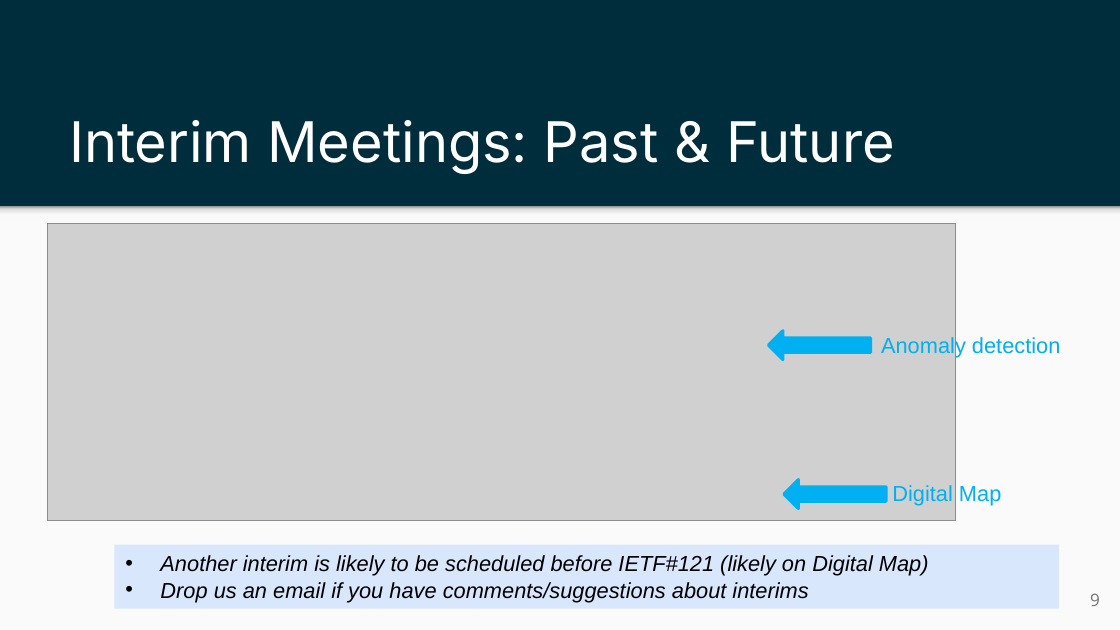
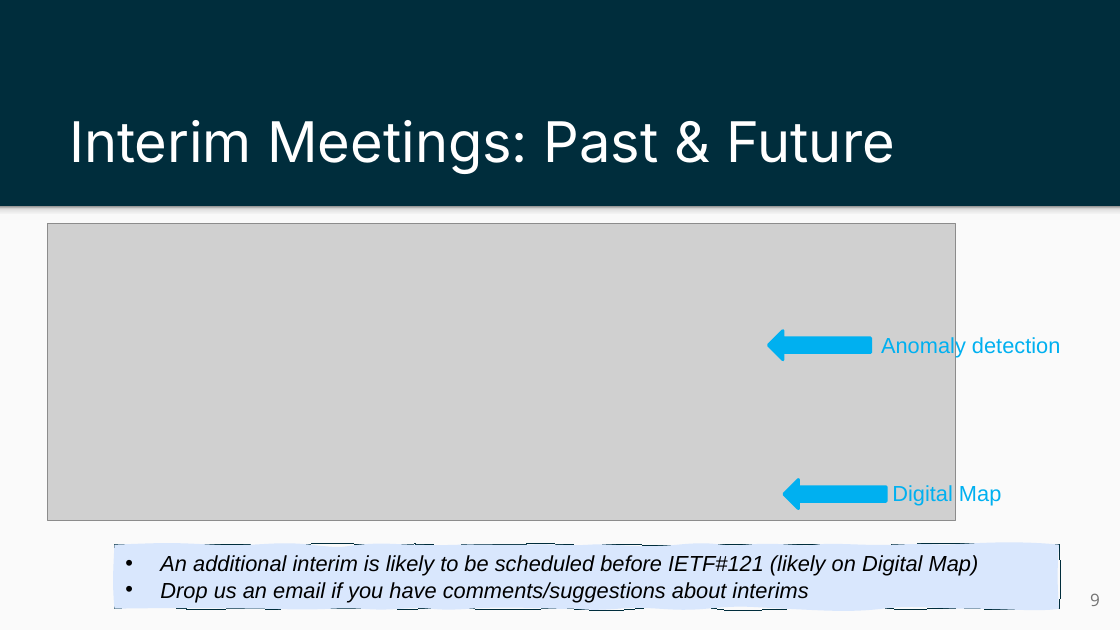
Before and after one commit to ietf-wg-nmop/IETF-Meetings, a slide deck: slide 9 of 120/nmop-chairs-slides.pptx. Drawn at 1120x630 pixels with LibreOffice and Linux fonts; fonts in the diff are those of the drawing; grey boxes stand for pictures. Boxes give left, top, right and bottom in pixels: in the first picture for what was removed or moved away, otherwise in the second. Text is boxed around its words. In the diff, an @@ line names an element or a change of style, - is before the commit and + after.

```diff
--- a/120/nmop-chairs-slides.pptx
+++ b/120/nmop-chairs-slides.pptx
@@ rectangle removed at <box>114,544,1058,608</box> @@
-• Another interim is likely to be scheduled before IETF#121 (likely on Digital Map)
-• Drop us an email if you have comments/suggestions about interims
@@ freeform shape added at <box>114,544,1058,608</box>, fill #D9E7FD, outline #002D3C 0.75 pt, 14 pt, text #000000, italic @@
+• An additional interim is likely to be scheduled before IETF#121 (likely on Digital Map)
+• Drop us an email if you have comments/suggestions about interims
```
Also in this commit, not shown: 3 other slides changed, 1 other file.
